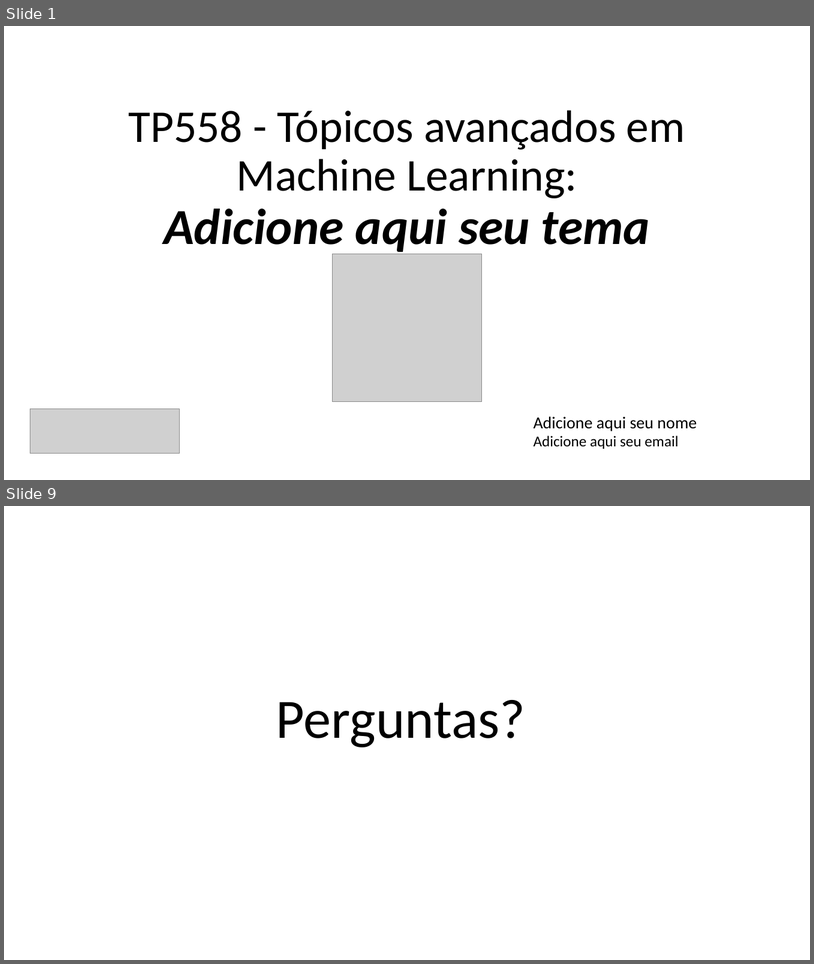
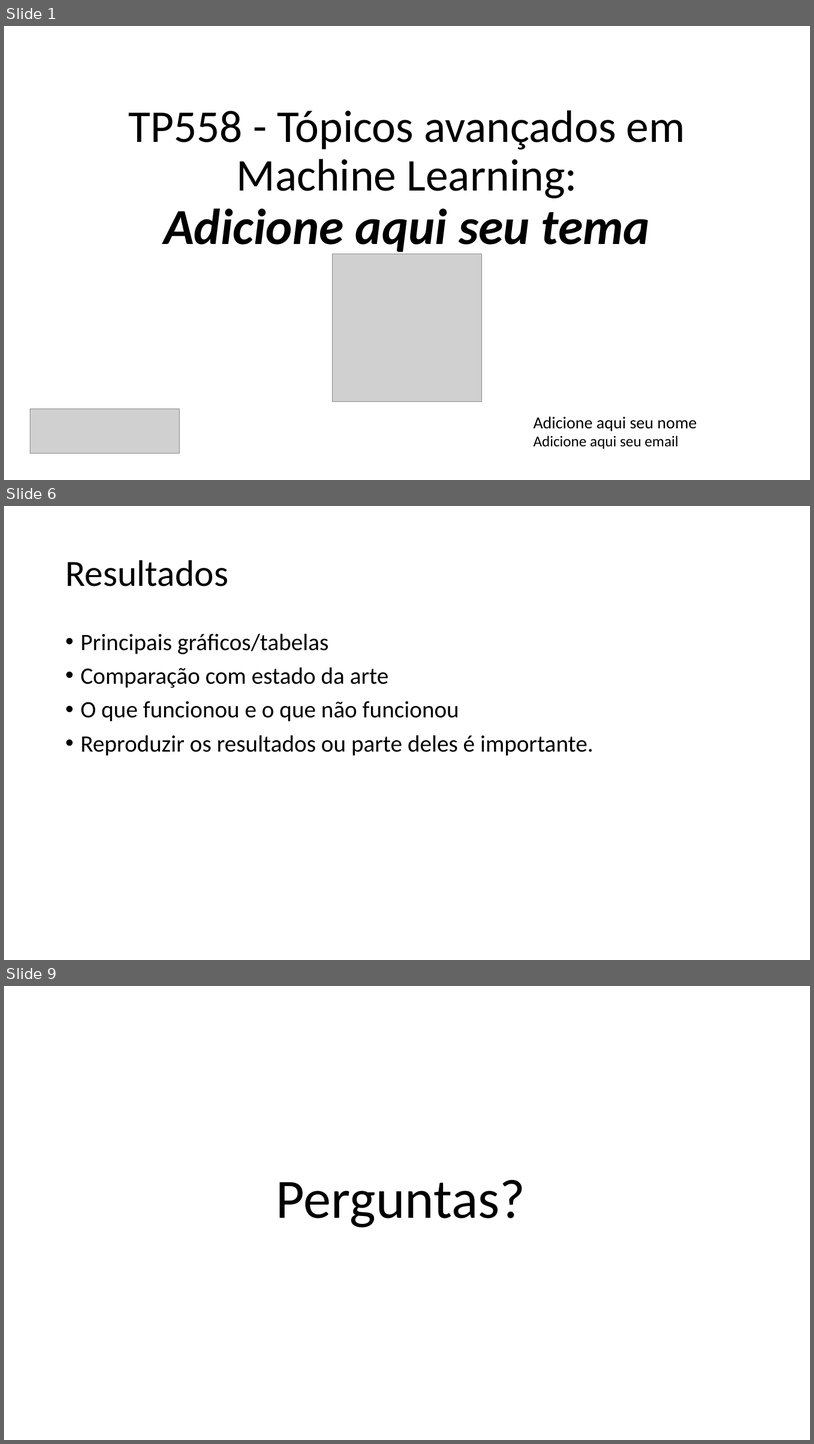
Before and after one commit to zz4fap/tp558-adv-ml, a slide deck: slides/TP558_X_Template.pptx. Shown one above the other, each under a label of ours: slides 1 and 9 before the commit, slides 1, 6 and 9 after it; the slides between them are not shown. The pictures are 814x964 and 814x1444 pixels, drawn with LibreOffice and Linux fonts; fonts in the diff are those of the drawing; grey boxes stand for pictures. Boxes give left, top, right and bottom in pixels: in the first picture for what was removed or moved away, otherwise in the second. Text is boxed around its words. In the diff, an @@ line names an element or a change of style, - is before the commit and + after.

```diff
--- a/slides/TP558_X_Template.pptx
+++ b/slides/TP558_X_Template.pptx
@@ slide 6 added at (4, 506, 810, 960), background #FFFFFF @@
@@ title added at (65, 560, 228, 586), 44 pt, text #000000 @@
+Resultados
@@ text added at (81, 633, 594, 756), 28 pt, text #000000 @@
+• Principais gráficos/tabelas
+• Comparação com estado da arte
+• O que funcionou e o que não funcionou
+• Reproduzir os resultados ou parte deles é importante.
```
Also in this commit, not shown: 2 slides changed, 5 other slides added, 6 slides removed, 4 other files.
